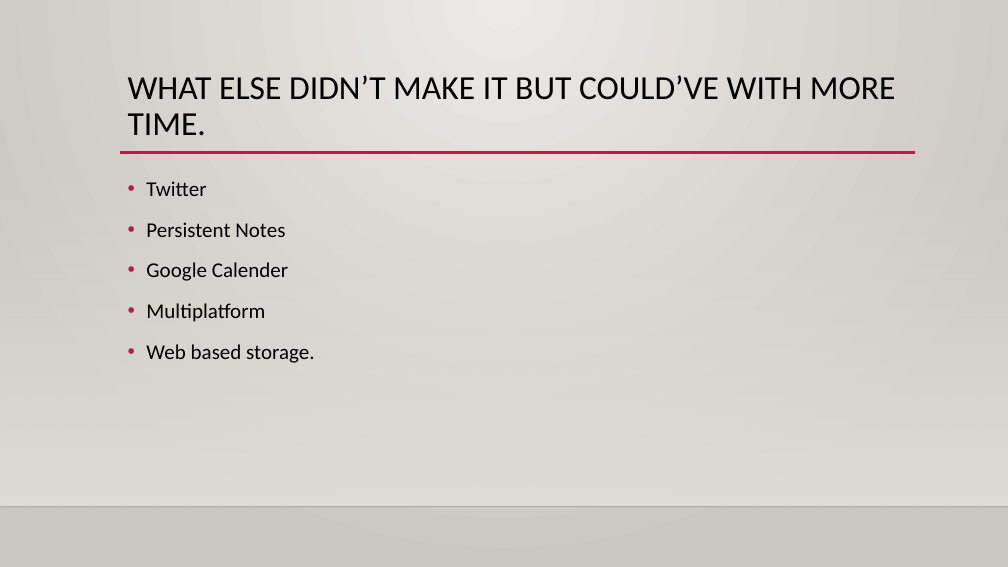
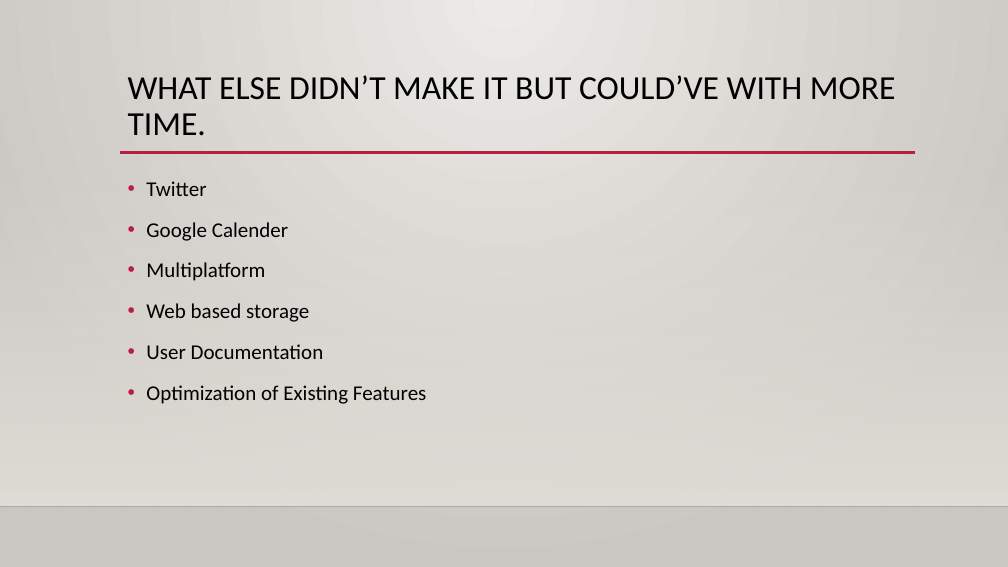
Before and after one commit to CyanBlob/CSCE4444, a slide deck: slide 9 of documentation/GroupPP.pptx (slide 8 before the commit). Drawn at 1008x567 pixels with LibreOffice and Linux fonts; fonts in the diff are those of the drawing; background and template pictures are left out. Boxes give left, top, right and bottom in pixels: in the first picture for what was removed or moved away, otherwise in the second. Text is boxed around its words. In the diff, an @@ line names an element or a change of style, - is before the commit and + after.

```diff
--- a/documentation/GroupPP.pptx
+++ b/documentation/GroupPP.pptx
@@ text at box(146, 222, 285, 237): paragraph removed @@
-• Persistent Notes
@@ text at box(146, 303, 427, 404): text changed @@
-• Web based storage.
+• Web based storage
+• User Documentation
+• Optimization of Existing Features
```
Also in this commit, not shown: 3 other slides changed, 1 slide added.
